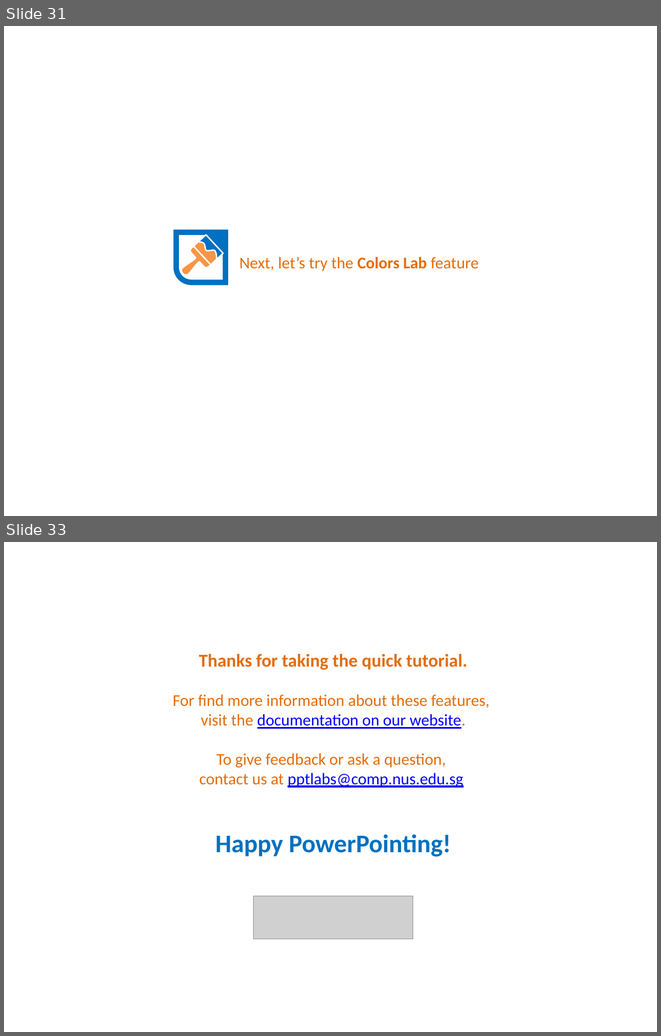
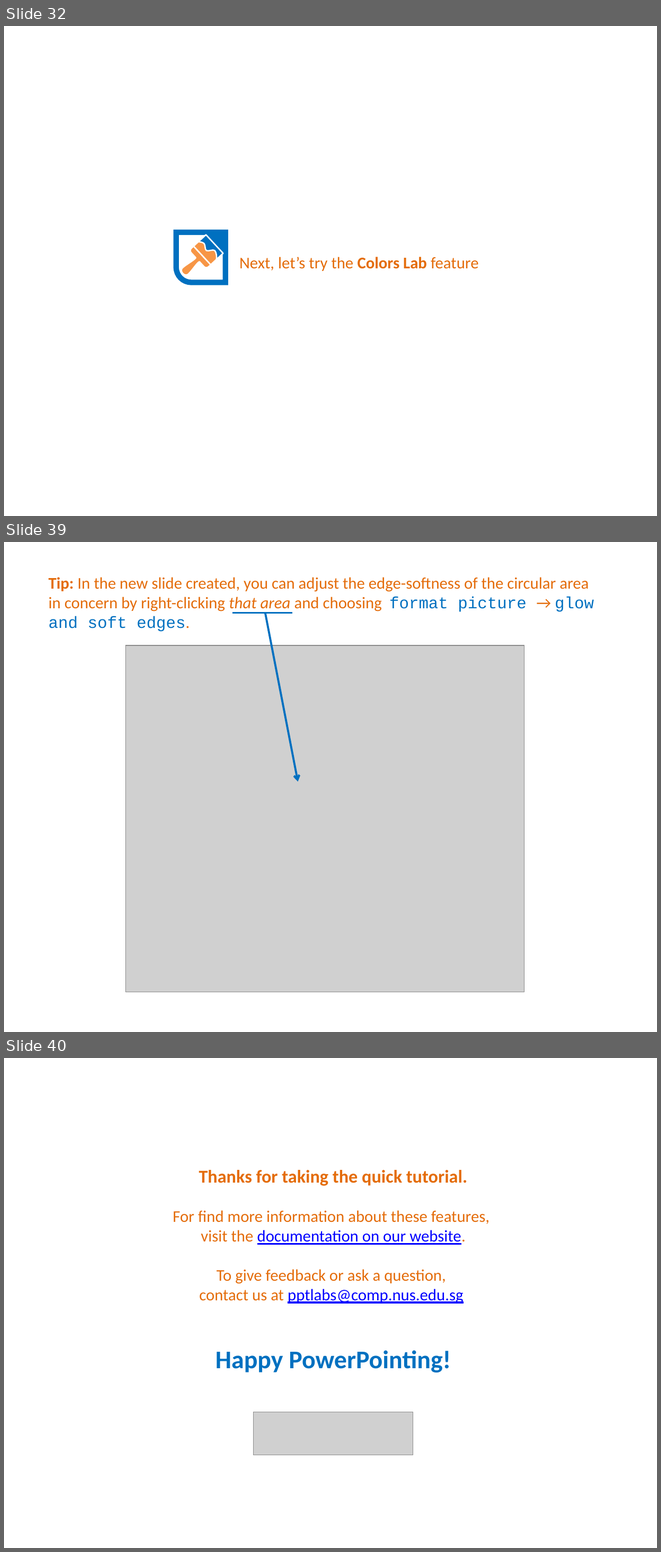
Before and after one commit to PowerPointLabs/PowerPointLabs, a slide deck: doc/PowerPointLabs Quick Tutorial.pptx. Shown one above the other, each under a label of ours: slides 31 and 33 before the commit, slides 32, 39 and 40 after it; the slides between them are not shown. The pictures are 661x1036 and 661x1552 pixels, drawn with LibreOffice and Linux fonts; fonts in the diff are those of the drawing; grey boxes stand for pictures. Boxes give left, top, right and bottom in pixels: in the first picture for what was removed or moved away, otherwise in the second. Text is boxed around its words. In the diff, an @@ line names an element or a change of style, - is before the commit and + after.

```diff
--- a/doc/PowerPointLabs Quick Tutorial.pptx
+++ b/doc/PowerPointLabs Quick Tutorial.pptx
@@ slide 39 added at box(4, 542, 657, 1032), background #FFFFFF @@
@@ text added at box(49, 577, 594, 632), 18 pt, text #E46C0A @@
+Tip: In the new slide created, you can adjust the edge-softness of the circular area in concern by right-clicking that area and choosing format picture → glow and soft edges.
@@ line added from (232, 612) to (293, 612), #0070C0 2.25 pt @@
@@ arrow added from (265, 612) to (298, 782), #0070C0 2.25 pt @@
@@ picture added at box(125, 645, 524, 991) @@
@@ what was slide 31 is now slide 32 @@
@@ what was slide 33 is now slide 40 @@
```
Also in this commit, not shown: 13 slides changed, 6 other slides added.
